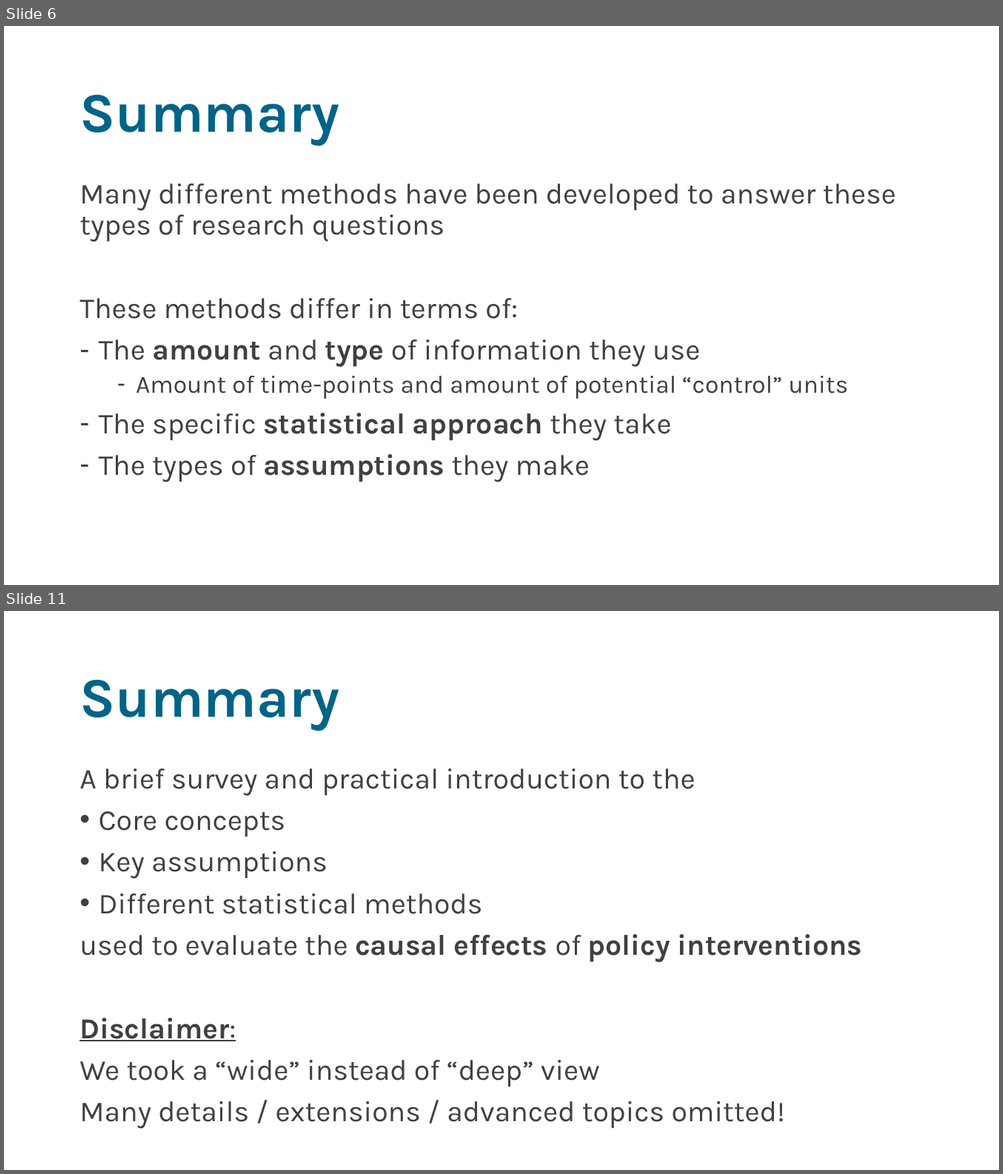
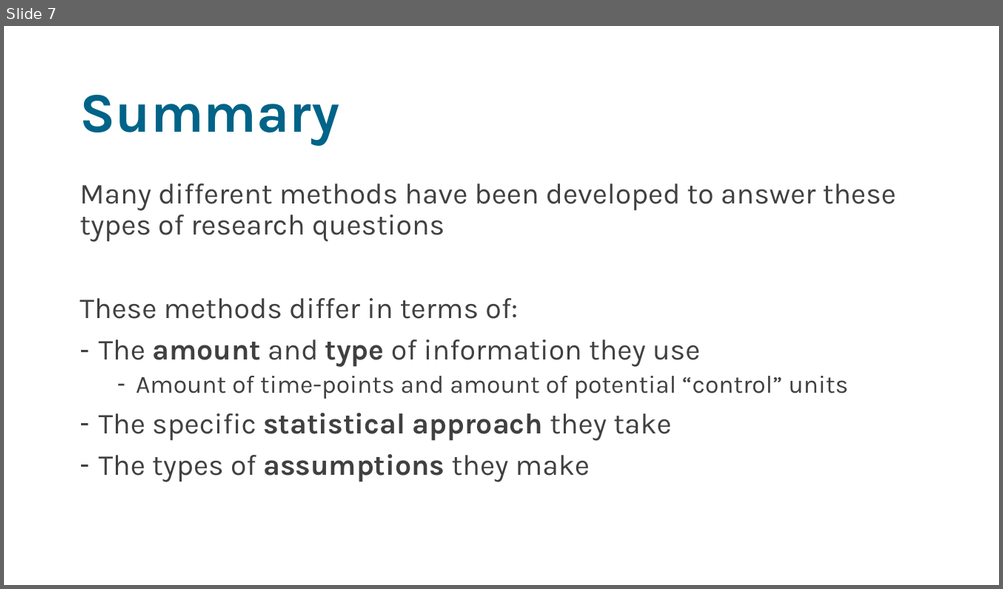
Before and after one commit to sodascience/workshop_causal_impact_assessment, a slide deck: lectures/05_discussion/discussion.pptx. Shown one above the other, each under a label of ours: slides 6 and 11 before the commit, slide 7 after it; the slides between them are not shown. The pictures are 1003x1174 and 1003x589 pixels, drawn with LibreOffice and Linux fonts; fonts in the diff are those of the drawing. Boxes give left, top, right and bottom in pixels: in the first picture for what was removed or moved away, otherwise in the second. Text is boxed around its words. In the diff, an @@ line names an element or a change of style, - is before the commit and + after.

```diff
--- a/lectures/05_discussion/discussion.pptx
+++ b/lectures/05_discussion/discussion.pptx
@@ slide 11 removed at (x1=4, y1=611, x2=999, y2=1170), background #FFFFFF @@
@@ title removed at (x1=79, y1=680, x2=339, y2=731) @@
-Summary
@@ text removed at (x1=79, y1=769, x2=862, y2=1129) @@
-A brief survey and practical introduction to the
-• Core concepts
-• Key assumptions
-• Different statistical methods
-used to evaluate the causal effects of policy interventions
-Disclaimer:
-We took a “wide” instead of “deep” view
-Many details / extensions / advanced topics omitted!
@@ what was slide 6 is now slide 7 @@
```
Also in this commit, not shown: 4 slides changed, 6 slides added, 30 other slides removed, 2 other files.
